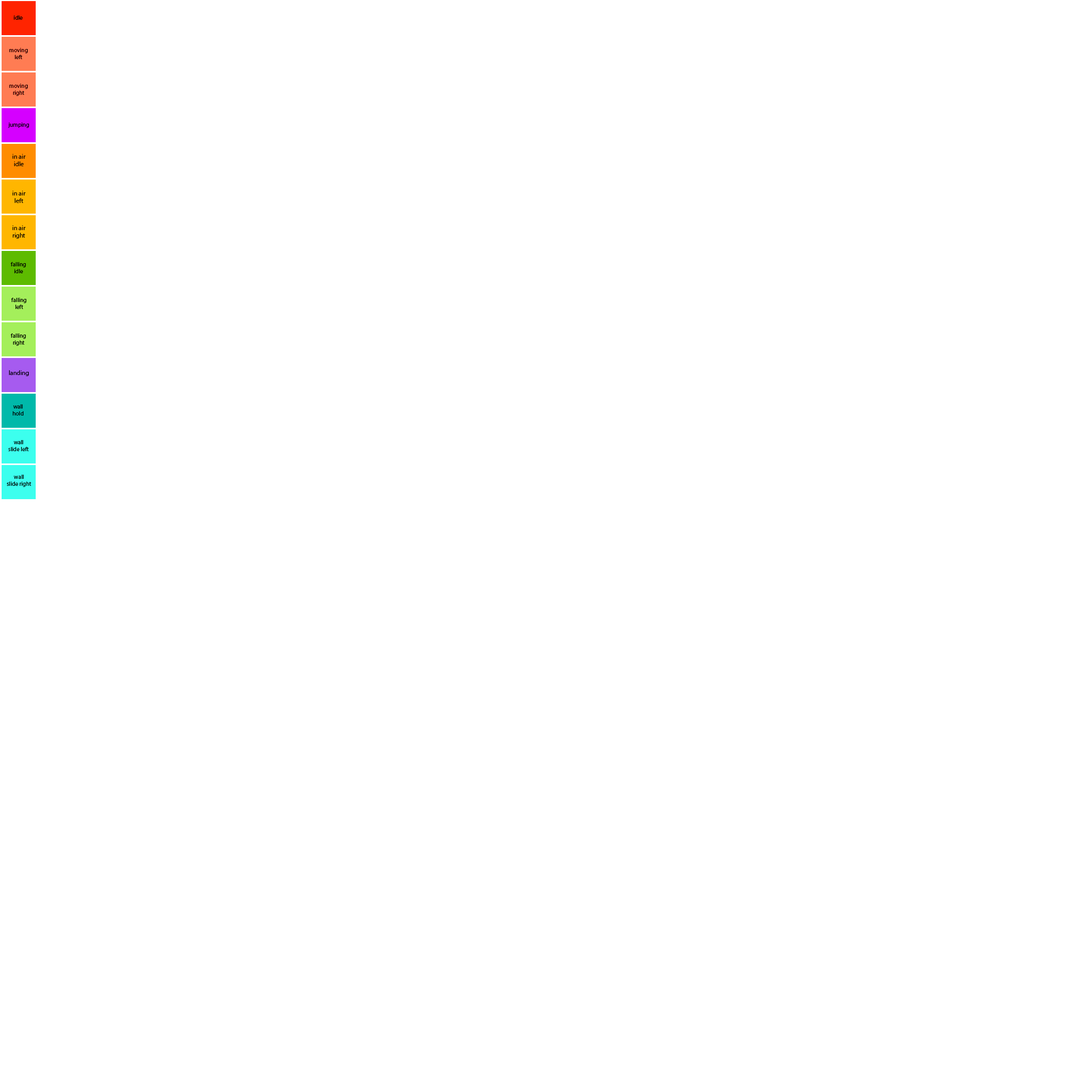
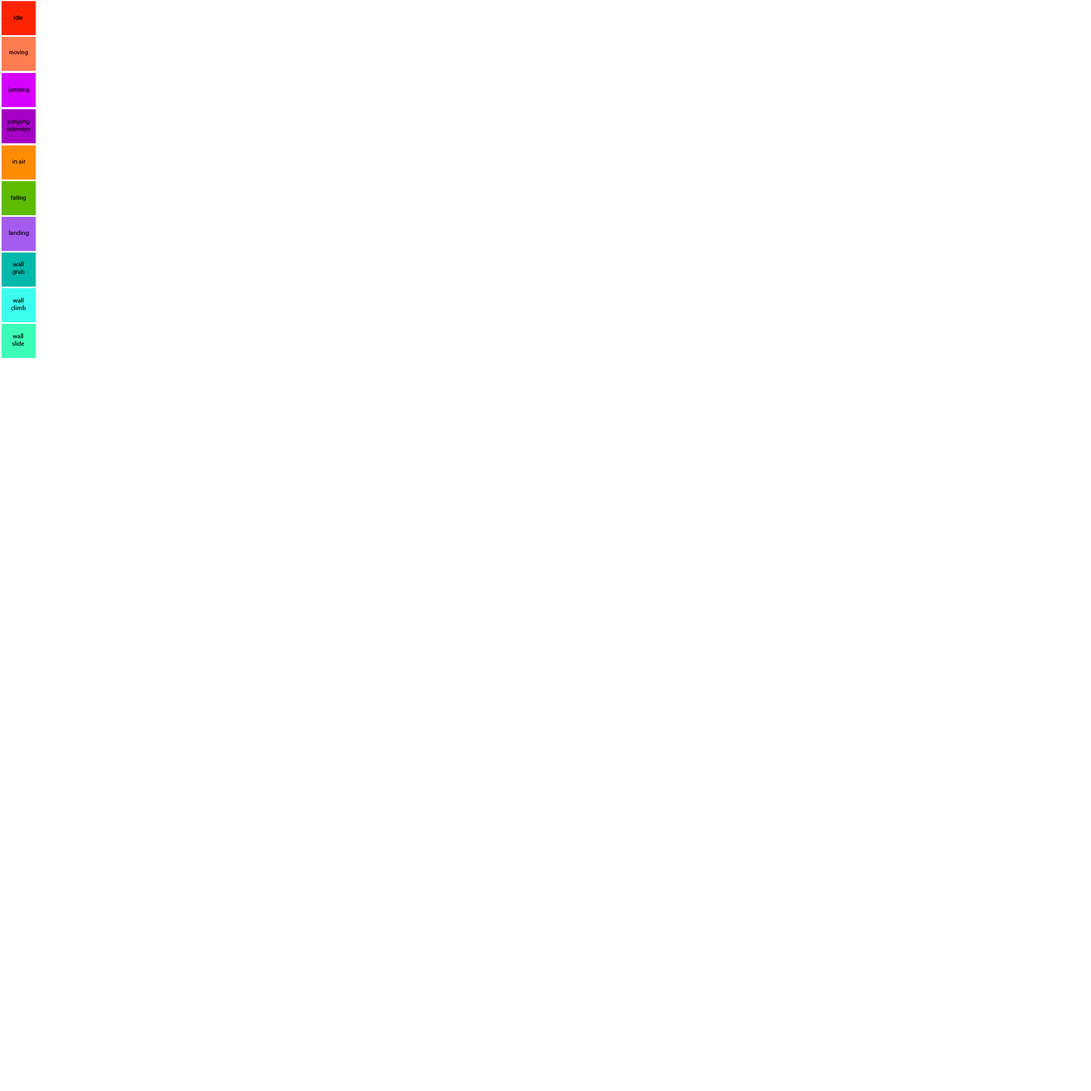
Two versions of the same layered image (w=1091, h=1091). Layer-by-layer changes:
removed layer "in air right" over <box>12,225,26,239</box>
removed layer "in air left" over <box>12,190,26,204</box>
removed layer "in air idle" over <box>12,154,26,167</box>
renamed "Слой 1" to "jumping sideways", painted on it over <box>1,47,36,500</box>
